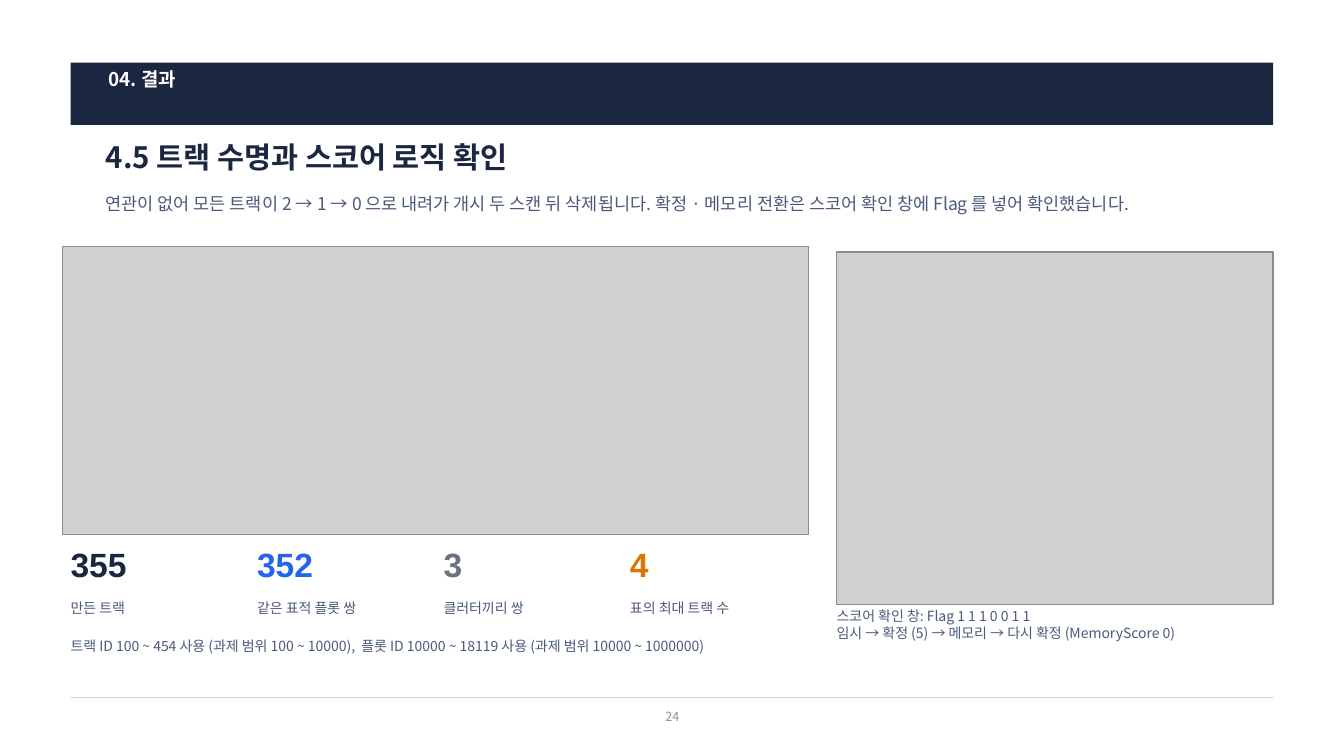
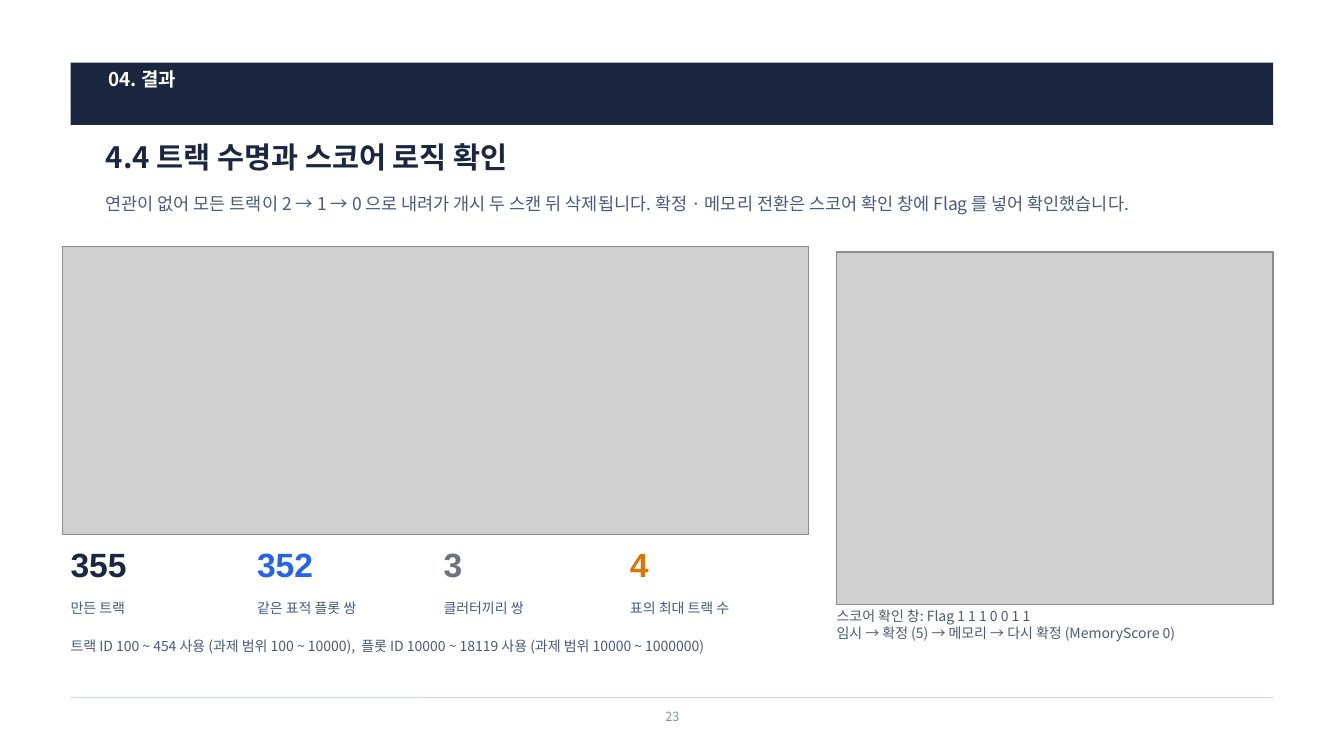
Before and after one commit to harley-hwan/radar-sw-study, a slide deck: slide 23 of Part5_Track_Init_Mgmt/ref/산출물/Chapter5_TrackInitMgmt.pptx (slide 24 before the commit). Drawn at 1344x756 pixels with LibreOffice and Linux fonts; fonts in the diff are those of the drawing; grey boxes stand for pictures. Boxes give left, top, right and bottom in pixels: in the first picture for what was removed or moved away, otherwise in the second. Text is boxed around its words. In the diff, an @@ line names an element or a change of style, - is before the commit and + after.

```diff
--- a/Part5_Track_Init_Mgmt/ref/산출물/Chapter5_TrackInitMgmt.pptx
+++ b/Part5_Track_Init_Mgmt/ref/산출물/Chapter5_TrackInitMgmt.pptx
@@ title at <box>106,143,508,171</box>: text changed @@
-4.5 트랙 수명과 스코어 로직 확인
+4.4 트랙 수명과 스코어 로직 확인
@@ page number at <box>665,711,679,721</box>: text changed @@
-24
+23
```
Also in this commit, not shown: 9 other slides changed, 1 slide added, 1 slide removed, 13 other files.
